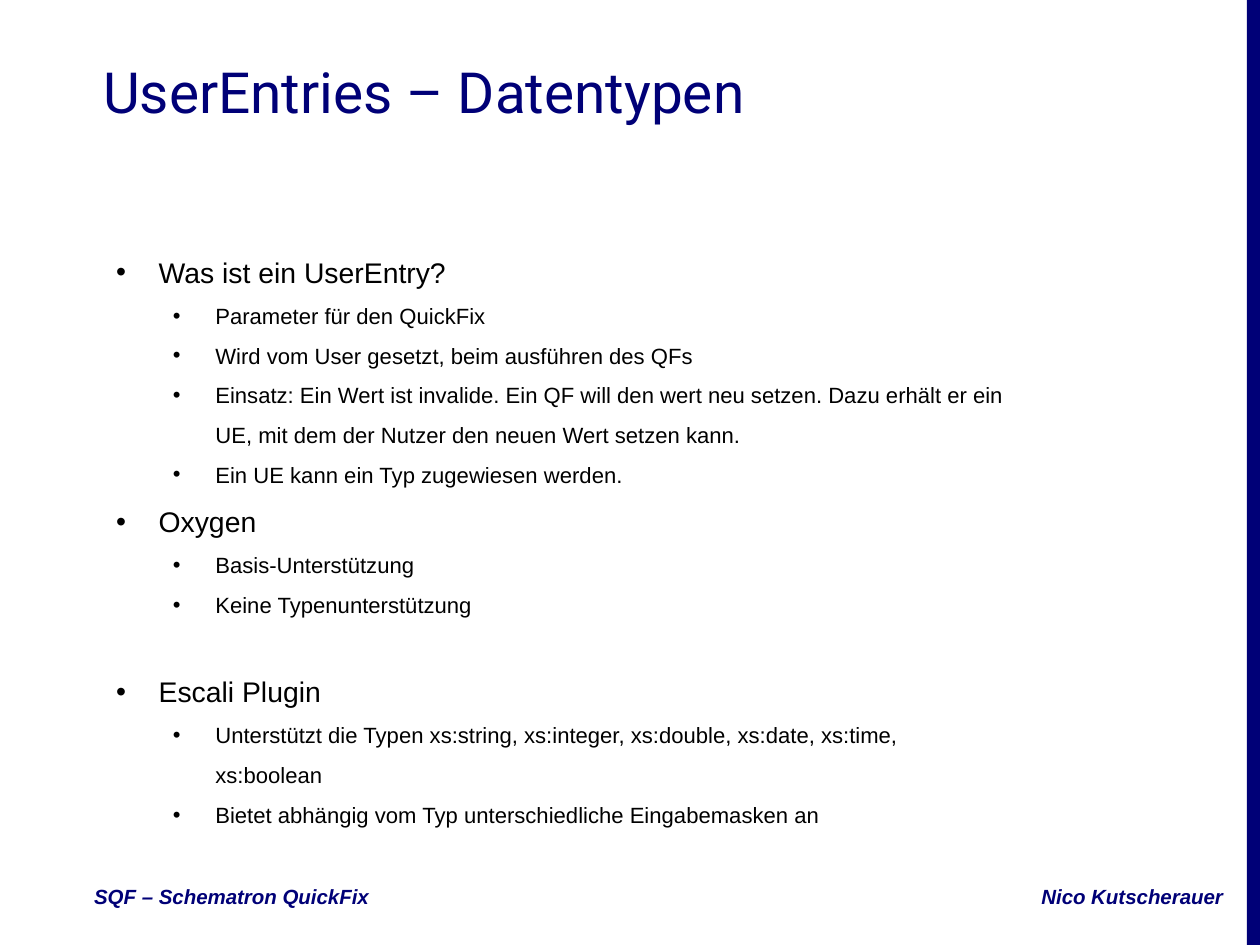
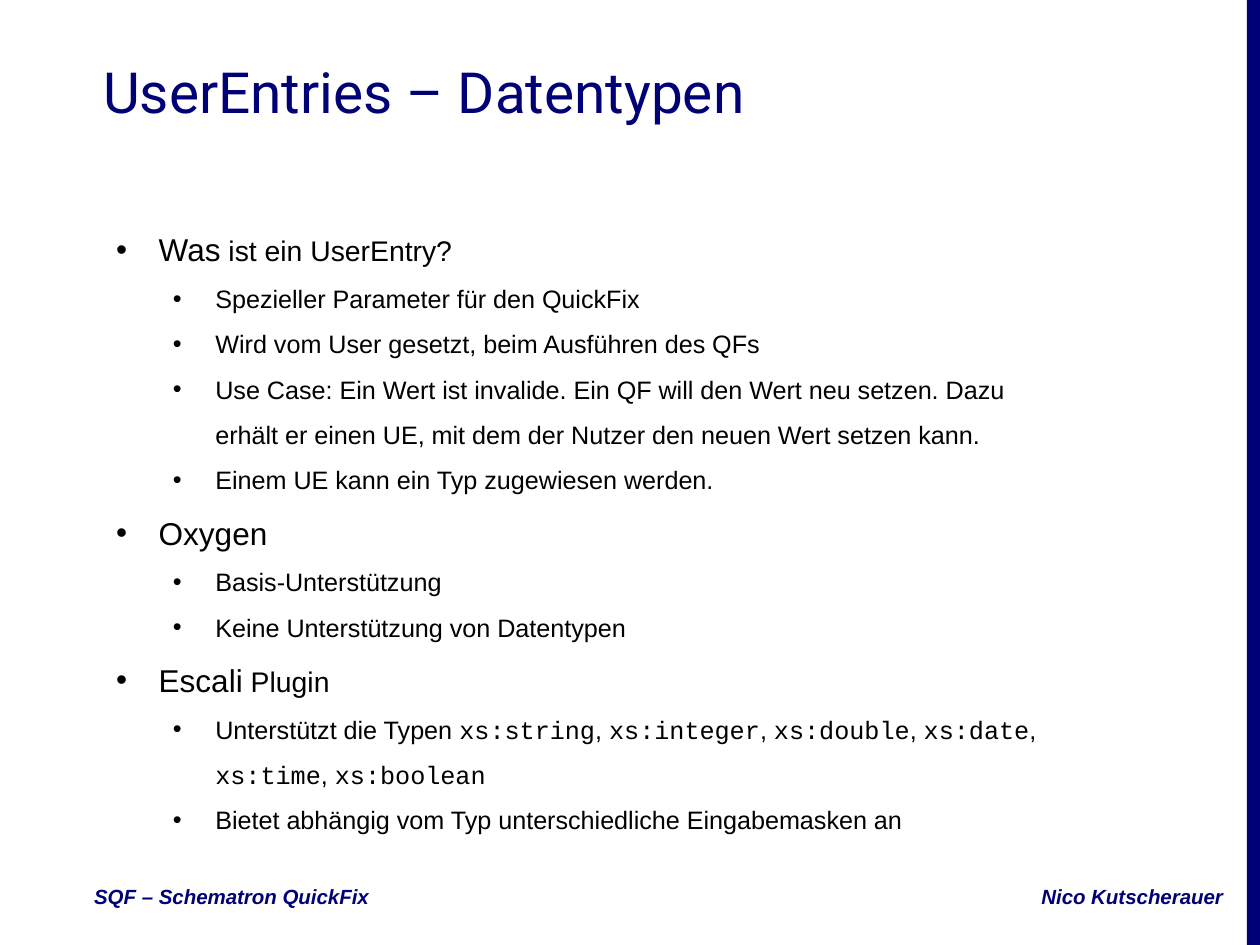
Before and after one commit to nkutsche/SchematronQuickFix-2017-11-17, a slide deck: slide 9 of SQF-Escali.pptx. Drawn at 1260x945 pixels with LibreOffice and Linux fonts; fonts in the diff are those of the drawing; background and template pictures are left out. Boxes give left, top, right and bottom in pixels: in the first picture for what was removed or moved away, otherwise in the second. Text is boxed around its words. In the diff, an @@ line names an element or a change of style, - is before the commit and + after.

Commit message:
Slide update and styling + PDF

```diff
--- a/SQF-Escali.pptx
+++ b/SQF-Escali.pptx
@@ subtitle at bbox=[159, 239, 1037, 835]: size 18 to 20 pt in "Was", "Oxygen", "Escali"; size 14 to 16 pt in "Basis-Unterstützung", "Unterstützt die Typen xs:string, xs:integer, xs:double, xs:d ...", "Bietet abhängig vom Typ unterschiedliche Eingabemasken an"; font Arial to Courier New in "xs:string, xs:integer, xs:double, xs:date, xs:time, xs:boole ..." @@
@@ subtitle at bbox=[215, 289, 1005, 495]: text changed; size 14 to 16 pt @@
-  • Parameter für den QuickFix
-  • Wird vom User gesetzt, beim ausführen des QFs
-  • Einsatz: Ein Wert ist invalide. Ein QF will den wert neu setzen. Dazu erhält er ein UE, mit dem der Nutzer den neuen Wert setzen kann.
-  • Ein UE kann ein Typ zugewiesen werden.
+  • Spezieller Parameter für den QuickFix
+  • Wird vom User gesetzt, beim Ausführen des QFs
+  • Use Case: Ein Wert ist invalide. Ein QF will den Wert neu setzen. Dazu erhält er einen UE, mit dem der Nutzer den neuen Wert setzen kann.
+  • Einem UE kann ein Typ zugewiesen werden.
@@ subtitle at bbox=[215, 618, 625, 642]: text changed; size 14 to 16 pt @@
-  • Keine Typenunterstützung
+  • Keine Unterstützung von Datentypen
```
Also in this commit, not shown: 14 other slides changed, 2 other files.
